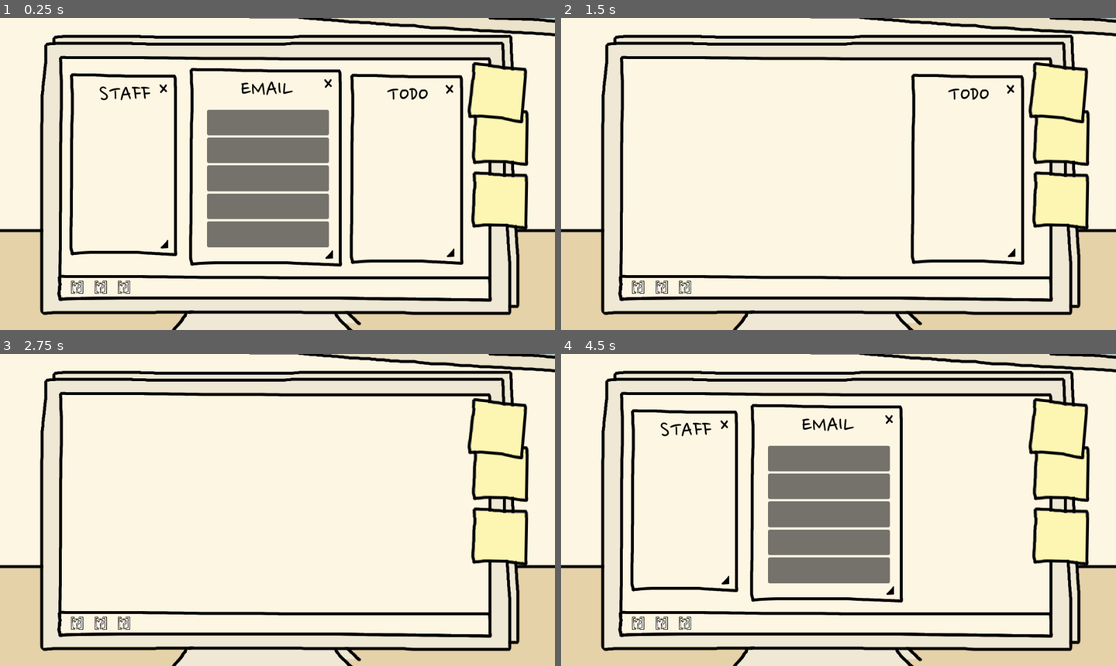
Above: before the commit, frames 1-4 (two rows, left to right).
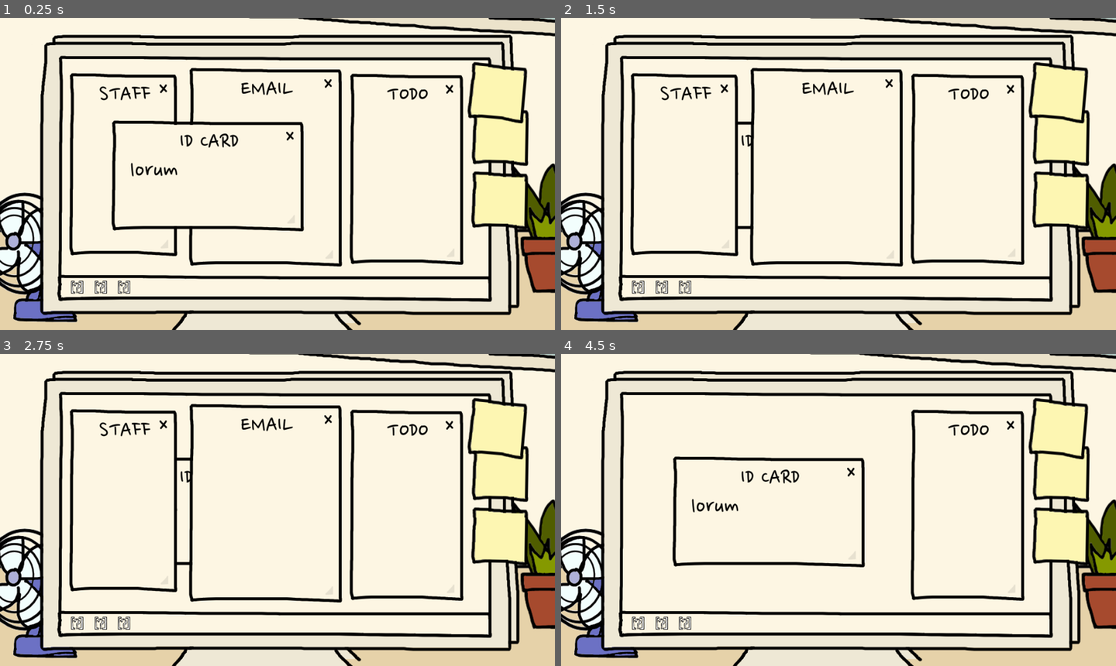
Above: after the commit, the same moments.

Repository: acannellos/overload
Game: Godot game, scene res://scenes/main.tscn
The game is run twice, just before and just after one commit, with the same random seed, the same clock (stepped at 60 frames per second) and the same inputs.
Inputs (mouse positions are in pixels of both pictures, inside the frame that each line leads up to):
- Up to frame 1 (0.25 s): no input
- Up to frame 2 (1.5 s): click (727, 242) at 0.52 s; click (888, 255) at 1.27 s
- Up to frame 3 (2.75 s): click (449, 588) at 2.02 s
- Up to frame 4 (4.5 s): tap Enter at 2.75, 4.25 s; move the mouse to (638, 622) at 2.77 s; click (638, 622) at 2.92 s; tap Space at 3.5 s; move the mouse to (683, 500) at 3.52 s; click (683, 500) at 3.67 s; move the mouse to (660, 622) at 4.27 s; click (660, 622) at 4.42 s

The runs differ from the first frame. In frame 1, 15% of the frame differs, in the area x 0-100%, y 29-98%; in frame 2, 7.6%; in frame 3, 9.0%; in frame 4, 19%, in the area x 0-100%, y 15-98%.

Commit message:
dev windows and pointer

Diff:
--- a/scenes/main.tscn
+++ b/scenes/main.tscn
@@ -1,12 +1,15 @@
-[gd_scene load_steps=8 format=3 uid="uid://deni87t3dblur"]
+[gd_scene load_steps=11 format=3 uid="uid://deni87t3dblur"]
 
 [ext_resource type="Script" path="res://scripts/main.gd" id="1_urqak"]
 [ext_resource type="Texture2D" uid="uid://deg2s4crpkvcn" path="res://assets/textures/bg.png" id="1_xi335"]
+[ext_resource type="Texture2D" uid="uid://ce75k6i6od5rh" path="res://assets/textures/decoration.plant.2d.png" id="3_3phpc"]
 [ext_resource type="Texture2D" uid="uid://b8lllp7ums0fy" path="res://assets/textures/pc.3d.png" id="3_ws5yp"]
 [ext_resource type="PackedScene" uid="uid://rwuet5lrrsoc" path="res://scenes/panel.tscn" id="4_jekmt"]
+[ext_resource type="Texture2D" uid="uid://t6ge8qnc86bx" path="res://assets/textures/decoration.fan.png" id="4_r7nvd"]
 [ext_resource type="PackedScene" uid="uid://c7kj1dx6eu15q" path="res://scenes/shortcut.tscn" id="5_cccfp"]
 [ext_resource type="PackedScene" uid="uid://44oi3hxl61ks" path="res://scenes/window.tscn" id="5_khtn1"]
 [ext_resource type="PackedScene" uid="uid://b3ucqjbeiqpe0" path="res://scenes/task.tscn" id="6_pwdlb"]
+[ext_resource type="PackedScene" uid="uid://c4e081k54h20x" path="res://scenes/label.tscn" id="9_kr8o7"]
 
 [node name="main" type="Node2D"]
 script = ExtResource("1_urqak")
@@ -22,22 +25,32 @@
 grow_vertical = 2
 texture = ExtResource("1_xi335")
 
-[node name="pc_layer" type="CanvasLayer" parent="."]
+[node name="plant" type="Sprite2D" parent="bg_layer"]
+position = Vector2(953, 356)
+texture = ExtResource("3_3phpc")
+
+[node name="fan" type="Sprite2D" parent="bg_layer"]
+position = Vector2(58, 411)
+texture = ExtResource("4_r7nvd")
+
+[node name="pc" type="TextureRect" parent="bg_layer"]
+anchors_preset = 15
+anchor_right = 1.0
+anchor_bottom = 1.0
+grow_horizontal = 2
+grow_vertical = 2
+texture = ExtResource("3_ws5yp")
+
+[node name="screen_layer" type="CanvasLayer" parent="."]
 layer = -1
 
-[node name="pc" type="TextureRect" parent="pc_layer"]
-offset_right = 960.0
-offset_bottom = 540.0
-texture = ExtResource("3_ws5yp")
-
-[node name="screen" parent="pc_layer/pc" instance=ExtResource("4_jekmt")]
-layout_mode = 0
+[node name="screen" parent="screen_layer" instance=ExtResource("4_jekmt")]
 offset_left = 97.0
 offset_top = 59.0
 offset_right = 857.0
 offset_bottom = 498.0
 
-[node name="windows" type="Control" parent="pc_layer/pc/screen"]
+[node name="windows" type="Control" parent="screen_layer/screen"]
 layout_mode = 1
 anchors_preset = 15
 anchor_right = 1.0
@@ -45,7 +58,7 @@
 grow_horizontal = 2
 grow_vertical = 2
 
-[node name="staff" parent="pc_layer/pc/screen/windows" instance=ExtResource("5_khtn1")]
+[node name="staff" parent="screen_layer/screen/windows" instance=ExtResource("5_khtn1")]
 layout_mode = 0
 offset_left = 19.0
 offset_top = 30.0
@@ -53,7 +66,7 @@
 offset_bottom = 360.0
 title = "staff"
 
-[node name="email" parent="pc_layer/pc/screen/windows" instance=ExtResource("5_khtn1")]
+[node name="email" parent="screen_layer/screen/windows" instance=ExtResource("5_khtn1")]
 layout_mode = 0
 offset_left = 226.0
 offset_top = 21.0
@@ -61,7 +74,8 @@
 offset_bottom = 378.0
 title = "email"
 
-[node name="HBoxContainer" type="VBoxContainer" parent="pc_layer/pc/screen/windows/email"]
+[node name="HBoxContainer" type="VBoxContainer" parent="screen_layer/screen/windows/email"]
+visible = false
 layout_mode = 1
 anchors_preset = 15
 anchor_right = 1.0
@@ -73,22 +87,22 @@
 grow_horizontal = 2
 grow_vertical = 2
 
-[node name="task" parent="pc_layer/pc/screen/windows/email/HBoxContainer" instance=ExtResource("6_pwdlb")]
-layout_mode = 2
-
-[node name="task2" parent="pc_layer/pc/screen/windows/email/HBoxContainer" instance=ExtResource("6_pwdlb")]
-layout_mode = 2
-
-[node name="task3" parent="pc_layer/pc/screen/windows/email/HBoxContainer" instance=ExtResource("6_pwdlb")]
-layout_mode = 2
-
-[node name="task4" parent="pc_layer/pc/screen/windows/email/HBoxContainer" instance=ExtResource("6_pwdlb")]
-layout_mode = 2
-
-[node name="task5" parent="pc_layer/pc/screen/windows/email/HBoxContainer" instance=ExtResource("6_pwdlb")]
-layout_mode = 2
-
-[node name="work" parent="pc_layer/pc/screen/windows" instance=ExtResource("5_khtn1")]
+[node name="task" parent="screen_layer/screen/windows/email/HBoxContainer" instance=ExtResource("6_pwdlb")]
+layout_mode = 2
+
+[node name="task2" parent="screen_layer/screen/windows/email/HBoxContainer" instance=ExtResource("6_pwdlb")]
+layout_mode = 2
+
+[node name="task3" parent="screen_layer/screen/windows/email/HBoxContainer" instance=ExtResource("6_pwdlb")]
+layout_mode = 2
+
+[node name="task4" parent="screen_layer/screen/windows/email/HBoxContainer" instance=ExtResource("6_pwdlb")]
+layout_mode = 2
+
+[node name="task5" parent="screen_layer/screen/windows/email/HBoxContainer" instance=ExtResource("6_pwdlb")]
+layout_mode = 2
+
+[node name="todo" parent="screen_layer/screen/windows" instance=ExtResource("5_khtn1")]
 layout_mode = 0
 offset_left = 504.0
 offset_top = 31.0
@@ -96,14 +110,37 @@
 offset_bottom = 375.0
 title = "todo"
 
-[node name="taskbar" parent="pc_layer/pc/screen" instance=ExtResource("4_jekmt")]
+[node name="id_card" parent="screen_layer/screen/windows" instance=ExtResource("5_khtn1")]
+layout_mode = 0
+offset_left = 92.0
+offset_top = 112.0
+offset_right = 435.0
+offset_bottom = 317.0
+title = "id card"
+
+[node name="HBoxContainer" type="HBoxContainer" parent="screen_layer/screen/windows/id_card"]
+layout_mode = 1
+anchors_preset = 15
+anchor_right = 1.0
+anchor_bottom = 1.0
+offset_left = 35.0
+offset_top = 68.0
+offset_right = -35.0
+offset_bottom = -88.0
+grow_horizontal = 2
+grow_vertical = 2
+
+[node name="Label" parent="screen_layer/screen/windows/id_card/HBoxContainer" instance=ExtResource("9_kr8o7")]
+layout_mode = 2
+
+[node name="taskbar" parent="screen_layer/screen" instance=ExtResource("4_jekmt")]
 layout_mode = 0
 offset_left = -2.0
 offset_top = 379.0
 offset_right = 760.0
 offset_bottom = 439.0
 
-[node name="icon_staff" parent="pc_layer/pc/screen/taskbar" node_paths=PackedStringArray("window") instance=ExtResource("5_cccfp")]
+[node name="icon_staff" parent="screen_layer/screen/taskbar" node_paths=PackedStringArray("window") instance=ExtResource("5_cccfp")]
 layout_mode = 0
 offset_left = 19.0
 offset_top = 8.0
@@ -111,7 +148,7 @@
 offset_bottom = 48.0
 window = NodePath("../../windows/staff")
 
-[node name="icon_email" parent="pc_layer/pc/screen/taskbar" node_paths=PackedStringArray("window") instance=ExtResource("5_cccfp")]
+[node name="icon_email" parent="screen_layer/screen/taskbar" node_paths=PackedStringArray("window") instance=ExtResource("5_cccfp")]
 layout_mode = 0
 offset_left = 60.0
 offset_top = 8.0
@@ -119,18 +156,18 @@
 offset_bottom = 48.0
 window = NodePath("../../windows/email")
 
-[node name="icon_work" parent="pc_layer/pc/screen/taskbar" node_paths=PackedStringArray("window") instance=ExtResource("5_cccfp")]
+[node name="icon_todo" parent="screen_layer/screen/taskbar" node_paths=PackedStringArray("window") instance=ExtResource("5_cccfp")]
 layout_mode = 0
 offset_left = 100.0
 offset_top = 8.0
 offset_right = 140.0
 offset_bottom = 48.0
-window = NodePath("../../windows/work")
-
-[node name="front_layer" type="CanvasLayer" parent="."]
+window = NodePath("../../windows/todo")
+
+[node name="fg_layer" type="CanvasLayer" parent="."]
 layer = 0
 
-[node name="notes" type="Control" parent="front_layer"]
+[node name="notes" type="Control" parent="fg_layer"]
 layout_mode = 3
 anchors_preset = 0
 offset_left = 97.0
@@ -138,7 +175,7 @@
 offset_right = 97.0
 offset_bottom = 59.0
 
-[node name="note3" parent="front_layer/notes" instance=ExtResource("4_jekmt")]
+[node name="note3" parent="fg_layer/notes" instance=ExtResource("4_jekmt")]
 modulate = Color(1, 1, 0.784314, 1)
 layout_mode = 0
 offset_left = 715.761
@@ -147,7 +184,7 @@
 offset_bottom = 312.0
 rotation = 0.0174533
 
-[node name="note2" parent="front_layer/notes" instance=ExtResource("4_jekmt")]
+[node name="note2" parent="fg_layer/notes" instance=ExtResource("4_jekmt")]
 modulate = Color(1, 1, 0.784314, 1)
 layout_mode = 0
 offset_left = 716.761
@@ -156,7 +193,7 @@
 offset_bottom = 202.0
 rotation = 0.0174533
 
-[node name="note1" parent="front_layer/notes" instance=ExtResource("4_jekmt")]
+[node name="note1" parent="fg_layer/notes" instance=ExtResource("4_jekmt")]
 modulate = Color(1, 1, 0.784314, 1)
 layout_mode = 0
 offset_left = 715.761
--- a/scenes/window.tscn
+++ b/scenes/window.tscn
@@ -1,18 +1,17 @@
-[gd_scene load_steps=7 format=3 uid="uid://44oi3hxl61ks"]
+[gd_scene load_steps=8 format=3 uid="uid://44oi3hxl61ks"]
 
 [ext_resource type="Texture2D" uid="uid://cvymwsc47kgag" path="res://assets/textures/panel.bgwhite.png" id="1_4j1px"]
 [ext_resource type="Script" path="res://scripts/window.gd" id="2_5futk"]
 [ext_resource type="PackedScene" uid="uid://c4e081k54h20x" path="res://scenes/label.tscn" id="3_c38fi"]
 [ext_resource type="Texture2D" uid="uid://d1oj4bajw5n5e" path="res://assets/textures/panel.corner.png" id="4_60yop"]
 [ext_resource type="Texture2D" uid="uid://t7v0lyl0gi2t" path="res://assets/textures/panel.close.png" id="5_xvaj1"]
+[ext_resource type="Texture2D" uid="uid://dp58pw2rhjmjc" path="res://assets/textures/panel.close.red.png" id="6_cevkj"]
 
 [sub_resource type="StyleBoxEmpty" id="StyleBoxEmpty_ycyx2"]
 
 [node name="window" type="NinePatchRect"]
-offset_left = 136.0
-offset_top = 94.0
-offset_right = 363.0
-offset_bottom = 424.0
+offset_right = 227.0
+offset_bottom = 330.0
 size_flags_horizontal = 3
 size_flags_vertical = 3
 texture = ExtResource("1_4j1px")
@@ -36,6 +35,23 @@
 horizontal_alignment = 1
 uppercase = true
 
+[node name="button_corner" type="TextureButton" parent="."]
+modulate = Color(1, 1, 1, 0.0862745)
+layout_mode = 1
+anchors_preset = 3
+anchor_left = 1.0
+anchor_top = 1.0
+anchor_right = 1.0
+anchor_bottom = 1.0
+offset_left = -40.0
+offset_top = -40.0
+grow_horizontal = 0
+grow_vertical = 0
+scale = Vector2(0.6, 0.6)
+disabled = true
+texture_normal = ExtResource("4_60yop")
+stretch_mode = 3
+
 [node name="Panel" type="Panel" parent="."]
 layout_mode = 1
 anchors_preset = 15
@@ -49,21 +65,6 @@
 grow_vertical = 2
 theme_override_styles/panel = SubResource("StyleBoxEmpty_ycyx2")
 
-[node name="button_corner" type="TextureButton" parent="."]
-layout_mode = 1
-anchors_preset = 3
-anchor_left = 1.0
-anchor_top = 1.0
-anchor_right = 1.0
-anchor_bottom = 1.0
-offset_left = -40.0
-offset_top = -40.0
-grow_horizontal = 0
-grow_vertical = 0
-scale = Vector2(0.6, 0.6)
-texture_normal = ExtResource("4_60yop")
-stretch_mode = 3
-
 [node name="button_close" type="TextureButton" parent="."]
 layout_mode = 1
 anchors_preset = 1
@@ -76,9 +77,10 @@
 grow_horizontal = 0
 scale = Vector2(0.6, 0.6)
 texture_normal = ExtResource("5_xvaj1")
+texture_hover = ExtResource("6_cevkj")
 stretch_mode = 3
 
 [connection signal="gui_input" from="." to="." method="_on_gui_input"]
+[connection signal="pressed" from="button_corner" to="." method="_on_texture_button_pressed"]
 [connection signal="gui_input" from="Panel" to="." method="_on_panel_gui_input"]
-[connection signal="pressed" from="button_corner" to="." method="_on_texture_button_pressed"]
 [connection signal="pressed" from="button_close" to="." method="_on_texture_button_pressed"]
--- /dev/null
+++ b/scripts/id_card_data.gd
@@ -0,0 +1,13 @@
+extends Resource
+class_name IDCardData
+
+@export var name: String
+@export var days_employed: int
+
+@export var workload: float = 0.0:
+	set = set_workload
+@export var max_workload: float = 100.0
+
+func set_workload(amount):
+	workload += amount
+	workload = clamp(workload, 0, max_workload)
--- a/scripts/main.gd
+++ b/scripts/main.gd
@@ -1,9 +1,19 @@
 extends Node2D
 
 var hand = load("res://assets/textures/cursor.hand.small.png")
+var handclick = load("res://assets/textures/cursor.handclick.small.wip.png")
 
 func _ready():
 	Input.set_custom_mouse_cursor(hand)
+
+func _input(event):
+	if event is InputEventMouseButton and event.is_pressed():
+		if event.button_index == MOUSE_BUTTON_LEFT:
+			Input.set_custom_mouse_cursor(handclick)
+
+	if event is InputEventMouseButton and event.is_released():
+		if event.button_index == MOUSE_BUTTON_LEFT:
+			Input.set_custom_mouse_cursor(hand)
 
 func _unhandled_input(event: InputEvent):
 	if Input.is_action_just_pressed("ui_cancel"):
--- a/scripts/player_data.gd
+++ /dev/null
@@ -1,9 +0,0 @@
-extends Resource
-class_name PlayerData
-
-@export var value: float = 0.0
-@export var max_value: float = 100.0
-
-func update_value(amount):
-	value += amount
-	value = clamp(value, 0, max_value)
Binary file added: assets/textures/cursor.handclick.small.png
Not shown, added: assets/textures/cursor.handclick.small.png.import
Binary file added: assets/textures/cursor.handclick.small.wip.png
Not shown, added: assets/textures/cursor.handclick.small.wip.png.import
Binary file added: assets/textures/decoration.fan.png
Not shown, added: assets/textures/decoration.fan.png.import
Binary file added: assets/textures/decoration.plant.2d.png
Not shown, added: assets/textures/decoration.plant.2d.png.import
Binary file added: assets/textures/decoration.plant.png
Not shown, added: assets/textures/decoration.plant.png.import
Binary file added: assets/textures/panel.close.red.png
Not shown, added: assets/textures/panel.close.red.png.import
